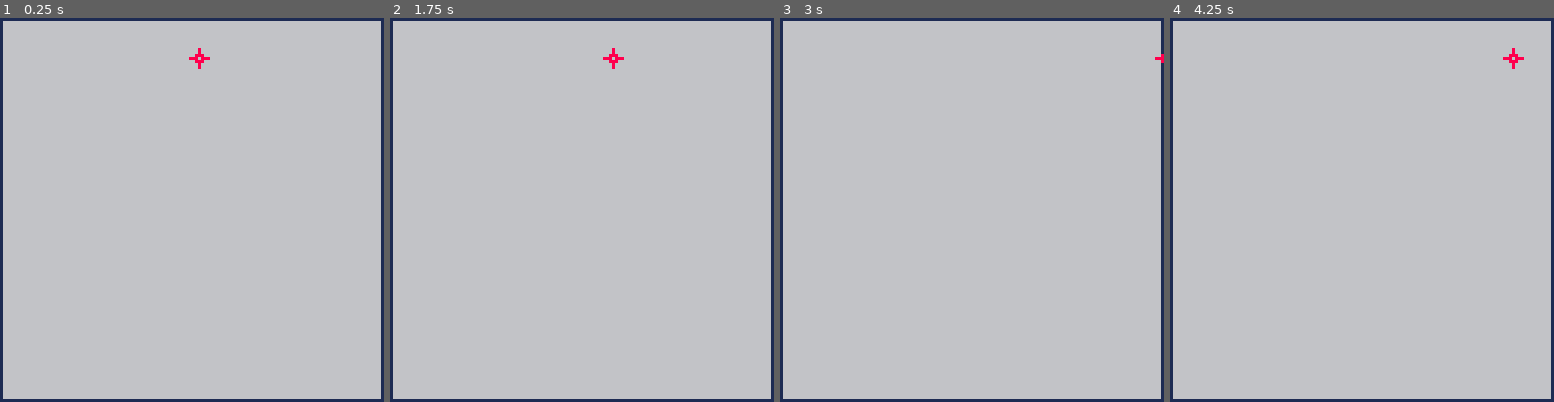
Above: before the commit, frames 1-4 (left to right).
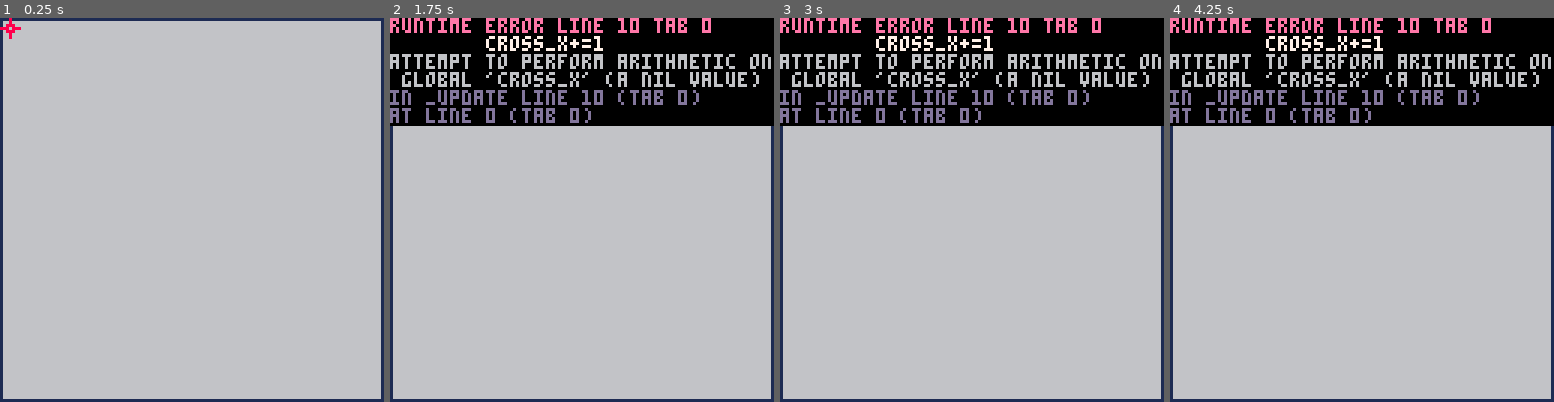
Above: after the commit, the same moments.

Repository: rogmed/pico1
Game: PICO-8 cartridge juego1.p8
Two runs of this game, one before a commit and one after it. Both use one fixed random seed, a clock stepped at 60 frames per second and the inputs below.
Inputs:
- Up to frame 1 (0.25 s): no input
- Up to frame 2 (1.75 s): hold Right from 1.6 s (still down)
- Up to frame 3 (3 s): release Right at 2.1 s; hold Right from 2.47 s (still down)
- Up to frame 4 (4.25 s): release Right at 3.03 s; hold Left 3.08-3.58 s; hold Right from 4.02 s (still down)

The runs differ from the first frame. In frame 1, 0.2% of the frame differs, in the area x 0-55%, y 0-14%; in frame 2, 25%; in frame 3, 25%; in frame 4, 25%, in the area x 0-100%, y 0-29%.
Error after the commit: runtime error line 10 tab 0; cross_x+=1; attempt to perform arithmetic on global 'cross_x' (a nil value)

Commit message:
Update juego1.p8
Sprite de coche actualizado de 1 tile a 4 tiles con nuevo gráfico.
Variable de movimiento de jugador cambiada a player_x, player_y.
Límite de movimiento en eje x para que quede dentro de la pantalla.

Diff:
--- a/juego1.p8
+++ b/juego1.p8
@@ -3,16 +3,18 @@
 
 __lua__
 function _init()
-cross_x=63
-cross_y=10
+-- posición inicial de jugador
+player_x=64
+player_y=10 -- este valor va a ser fijo y no se verá afectado por movimiento
 end
 
 function _update()
+-- movimiento de jugador en eje x
     if btn(1) then
-        cross_x+=2
+        cross_x+=1
     end
     if btn(0) then
-        cross_x-=2
+            cross_x-=1
     end
 end
 
